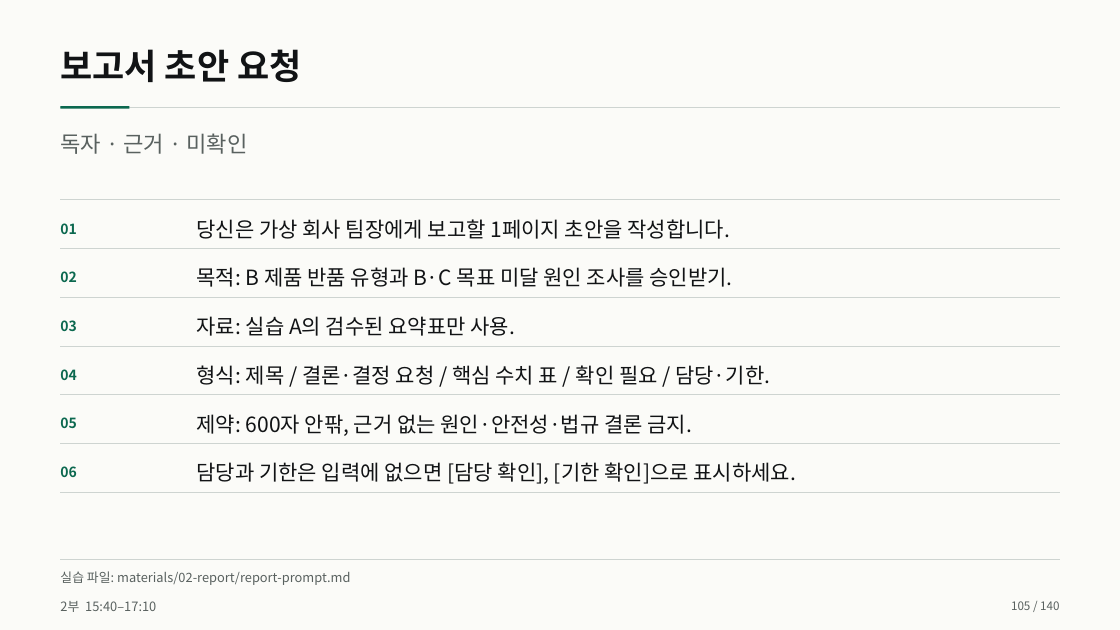
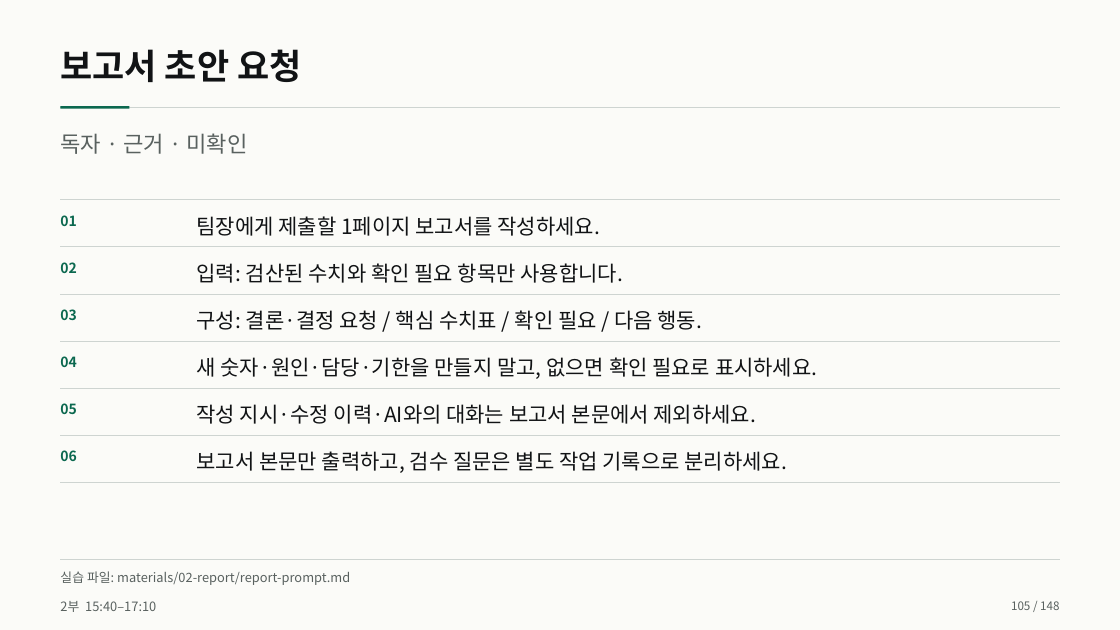
Before and after one commit to smilesjcha/how-to-work-better, a slide deck: slide 105 of lectures/20261007-daeryzen-ai-office/output/daeryzen-ai-office-20261007.pptx. Drawn at 1120x630 pixels with LibreOffice and Linux fonts; fonts in the diff are those of the drawing. Boxes give left, top, right and bottom in pixels: in the first picture for what was removed or moved away, otherwise in the second. Text is boxed around its words. In the diff, an @@ line names an element or a change of style, - is before the commit and + after.

Commit message:
build: 데어리젠 문서 예시 확장과 결과 중심 보고서 장표 개선

```diff
--- a/lectures/20261007-daeryzen-ai-office/output/daeryzen-ai-office-20261007.pptx
+++ b/lectures/20261007-daeryzen-ai-office/output/daeryzen-ai-office-20261007.pptx
@@ text at (197,216,600,236): text changed @@
-당신은 가상 회사 팀장에게 보고할 1페이지 초안을 작성합니다.
+팀장에게 제출할 1페이지 보고서를 작성하세요.
@@ text at (197,263,622,283): text changed @@
-목적: B 제품 반품 유형과 B·C 목표 미달 원인 조사를 승인받기.
+입력: 검산된 수치와 확인 필요 항목만 사용합니다.
@@ text at (197,310,702,330): text changed @@
-자료: 실습 A의 검수된 요약표만 사용.
+구성: 결론·결정 요청 / 핵심 수치표 / 확인 필요 / 다음 행동.
@@ text at (197,357,817,379): text changed @@
-형식: 제목 / 결론·결정 요청 / 핵심 수치 표 / 확인 필요 / 담당·기한.
+새 숫자·원인·담당·기한을 만들지 말고, 없으면 확인 필요로 표시하세요.
@@ 3 lines: place and size @@
-3 lines at (60,297,1060,395)
+3 lines at (60,294,1060,388)
@@ vertical alignment middle to top in 12 elements at (60,215,76,226), (60,262,76,273), (60,309,76,320), (60,356,76,367), (60,403,76,414), (60,450,76,461), (197,216,600,236), (197,451,786,473), (197,357,817,379), (197,310,702,330), (197,263,622,283), (197,404,756,424) @@
@@ text at (197,404,756,424): text changed @@
-제약: 600자 안팎, 근거 없는 원인·안전성·법규 결론 금지.
+작성 지시·수정 이력·AI와의 대화는 보고서 본문에서 제외하세요.
@@ line moved from (60, 444) - (1060, 444) to (60, 435) - (1060, 435) @@
@@ text at (197,451,786,473): text changed @@
-담당과 기한은 입력에 없으면 [담당 확인], [기한 확인]으로 표시하세요.
+보고서 본문만 출력하고, 검수 질문은 별도 작업 기록으로 분리하세요.
@@ line moved from (60, 492) - (1060, 492) to (60, 482) - (1060, 482) @@
```
Also in this commit, not shown: 135 other slides changed, 12 slides added, 4 slides removed, 33 other files.
